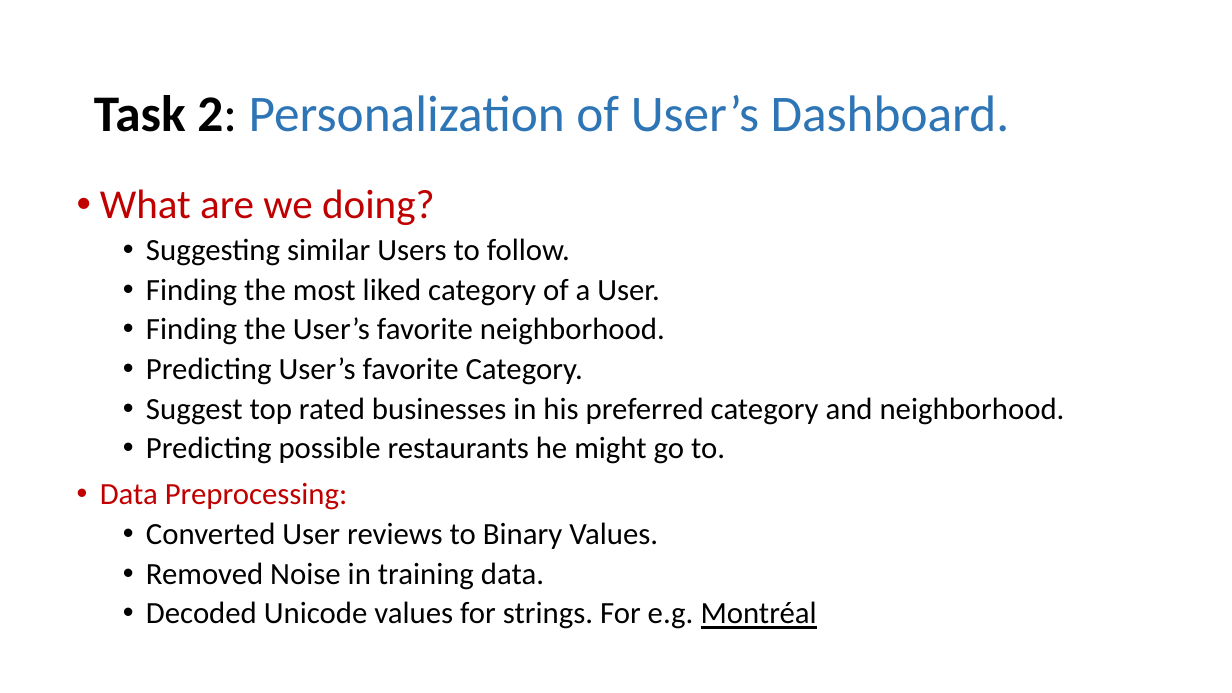
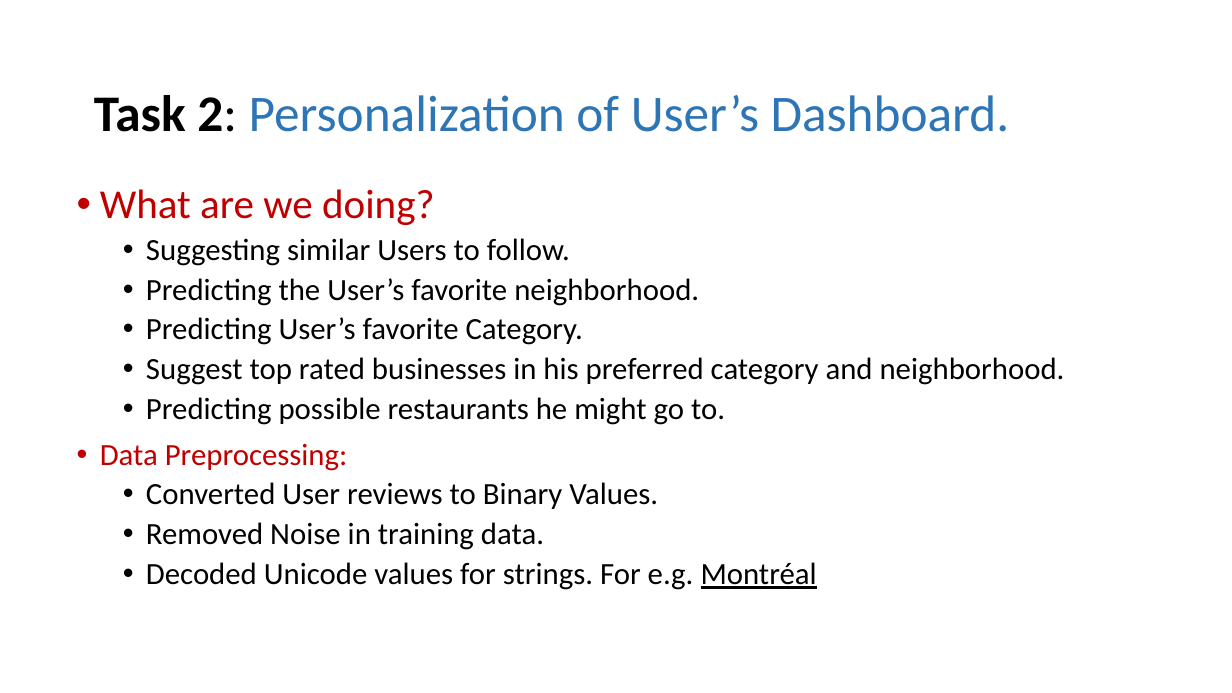
Before and after one commit to supreethprakash/yelp-dataset-challenge, a slide deck: slide 7 of Final Presentation - Team 2.pptx. Drawn at 1232x693 pixels with LibreOffice and Linux fonts; fonts in the diff are those of the drawing. Boxes give left, top, right and bottom in pixels: in the first picture for what was removed or moved away, otherwise in the second. Text is boxed around its words. In the diff, an @@ line names an element or a change of style, - is before the commit and + after.

Commit message:
made some change

```diff
--- a/Final Presentation - Team 2.pptx
+++ b/Final Presentation - Team 2.pptx
@@ text at bbox=[146, 278, 699, 306]: text changed @@
-  • Finding the most liked category of a User.
-  • Finding the User’s favorite neighborhood.
+  • Predicting the User’s favorite neighborhood.
```
